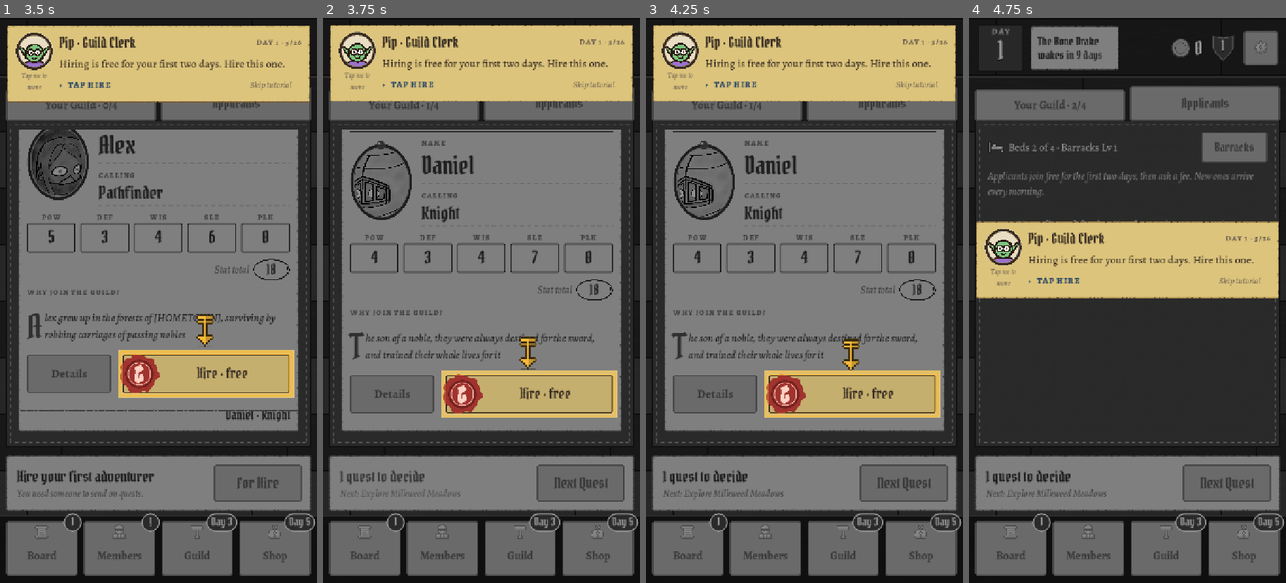
Above: before the commit, frames 1-4 (left to right).
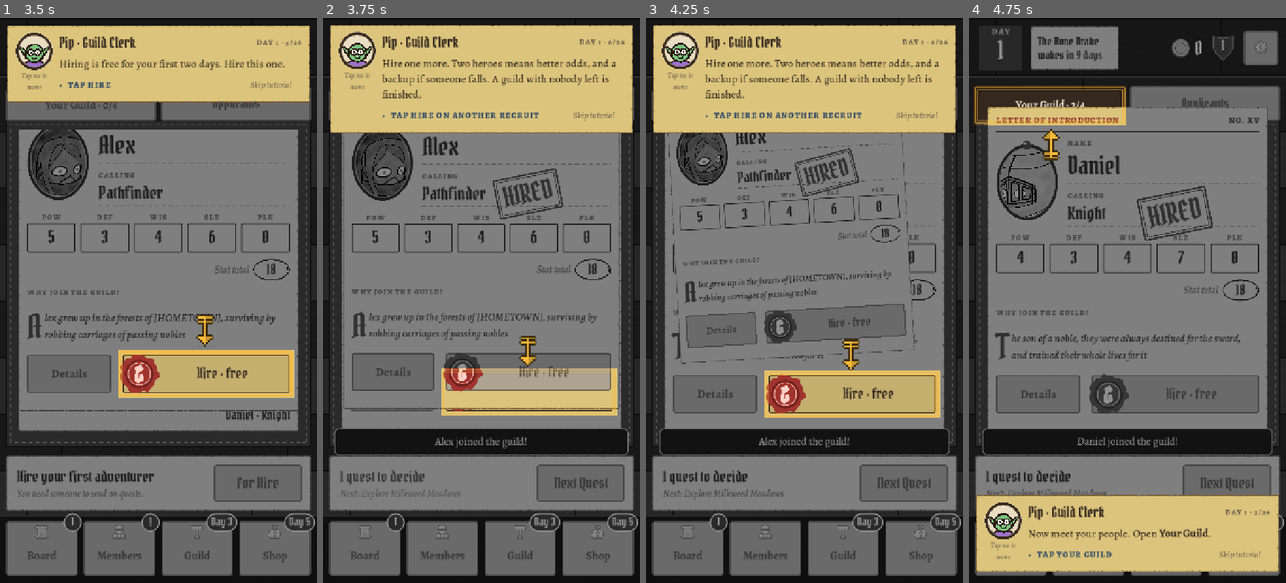
Above: after the commit, the same moments.

Repository: ActuallySanta/Fantasy-Guild-Manager
Game: Godot game, scene res://MobileHall/hall_main.tscn
The game is run twice, just before and just after one commit, with the same random seed, the same clock (stepped at 60 frames per second) and the same inputs.
Inputs:
- Up to frame 1 (3.5 s): click "Next" at 0.5 s; click "Members" at 1.25 s; click "Applicants" at 2 s; click "Next" at 2.75 s
- Up to frame 2 (3.75 s): click "Hire · free" at 3.5 s
- Up to frame 3 (4.25 s): no input
- Up to frame 4 (4.75 s): click "Hire · free" at 4.25 s

Frame 1 is identical in both runs. In frame 2, 19% of the frame differs, in the area x 2-98%, y 3-78%; in frame 3, 15%; in frame 4, 62%, in the area x 1-98%, y 12-98%.

Commit message:
Fix double Pluck on wins and the broken hire() from merges
- play_quest gave every winner a flat +1 Pluck on top of the odds-based
  gain. c78d8d6 replaced the +1 with PLUCK_GAIN_BY_ODDS, but a later
  merge brought it back, so heroes grew faster than the Day Report and
  Assign Party said. A win now gives only pluck_gain_for(chance).
- hire() had been merged into an elif that added the hero and returned
  false, so a successful hire skipped the toast, the coin and HIRED
  letter motion, and Pip's "hire" event; a full roster fell through to a
  second add. Restored the intended version (as on final-battle-credits,
  minus the gold_spent tally master doesn't have).

Co-Authored-By: Claude Opus 5.5 <noreply@anthropic.com>

Diff:
--- a/MobileHall/Scripts/hall_main.gd
+++ b/MobileHall/Scripts/hall_main.gd
@@ -728,13 +728,12 @@
 func hire(character: GuildCharacter) -> bool:
 	if is_roster_full():
 		show_toast(TOAST_ROSTER_FULL)
-	elif CharacterContainer.add_character_to_guild(character):
-		run_stats.heroes_hired += 1
 		queue_refresh()
 		return false
 	var gold_before: int = GameState.gold
 	var is_hired: bool = CharacterContainer.add_character_to_guild(character)
 	if is_hired:
+		run_stats.heroes_hired += 1
 		if GameState.gold < gold_before:
 			_header.pay_fx("gold")
 		pending_fx.hire_next = true
--- a/MobileHall/Scripts/hall_rules.gd
+++ b/MobileHall/Scripts/hall_rules.gd
@@ -144,10 +144,6 @@
 	GameState.add_gold(gold_earned)
 	GameState.add_standing(standing_earned)
 
-	# Increase character pluck by one if the quest succeeded.
-	if succeeded:
-		for character in party:
-			character.pluck += 1
 	# equipment found while searching goes to the pack, even if the quest failed
 	var found_items: Array[StandardItem] = entry.quest.found_items.duplicate()
 	if not found_items.is_empty():
